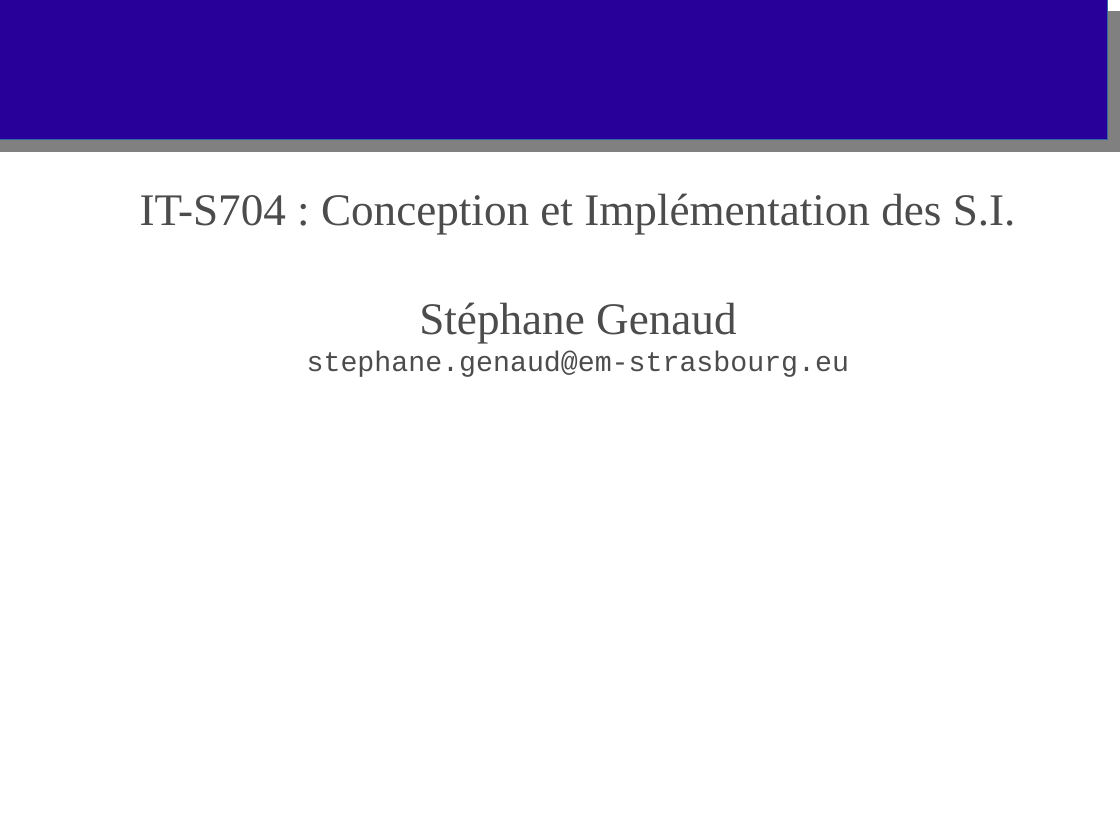
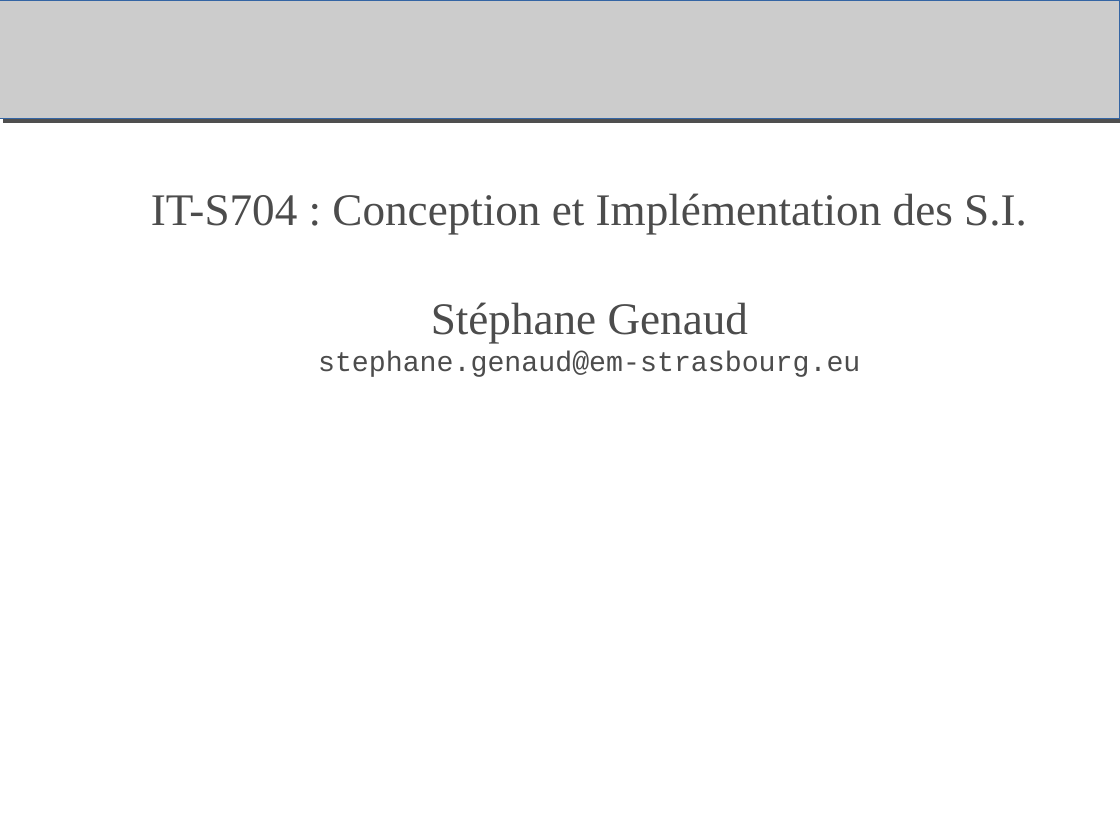
Before and after one commit to duanegris/texts, a slide deck: slide 1 of em-msi/it-s704/msi306-uml.odp (slide 2 before the commit). Drawn at 1120x840 pixels with LibreOffice and Linux fonts; fonts in the diff are those of the drawing; background and template pictures are left out. Boxes give left, top, right and bottom in pixels: in the first picture for what was removed or moved away, otherwise in the second. Text is boxed around its words. In the diff, an @@ line names an element or a change of style, - is before the commit and + after.

Commit message:
new style

```diff
--- a/em-msi/it-s704/msi306-uml.odp
+++ b/em-msi/it-s704/msi306-uml.odp
@@ rectangle: place and size @@
-rectangle at box(0, 0, 1108, 140)
+rectangle at box(0, 0, 1120, 119)
@@ rectangle at box(0, 0, 1120, 119): fill #280099 to #CCCCCC; shadow on @@
@@ rectangle removed at box(0, 12, 1120, 152) @@
@@ subtitle "IT-S704 : Conception et Implémentation ...": place and size @@
-subtitle "IT-S704 : Conception et Implémentation ..." at box(140, 193, 1016, 377)
+subtitle "IT-S704 : Conception et Implémentation ..." at box(151, 193, 1027, 377)
```
Also in this commit, not shown: 43 other slides changed, 1 slide removed.
